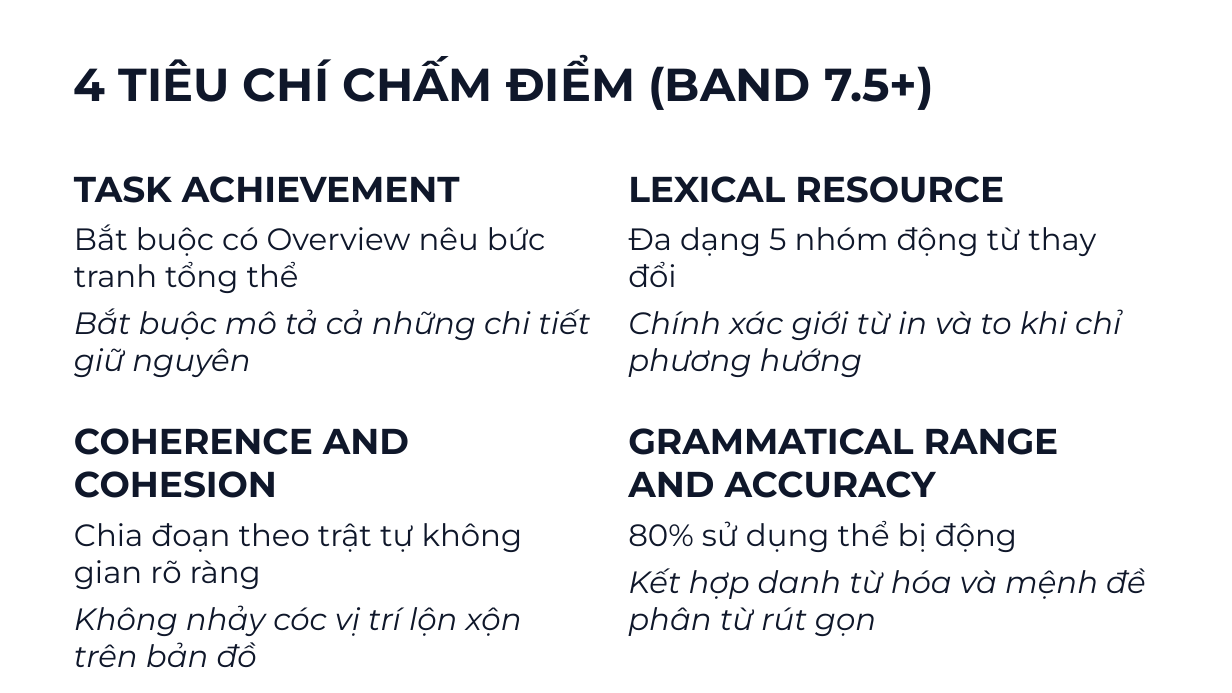
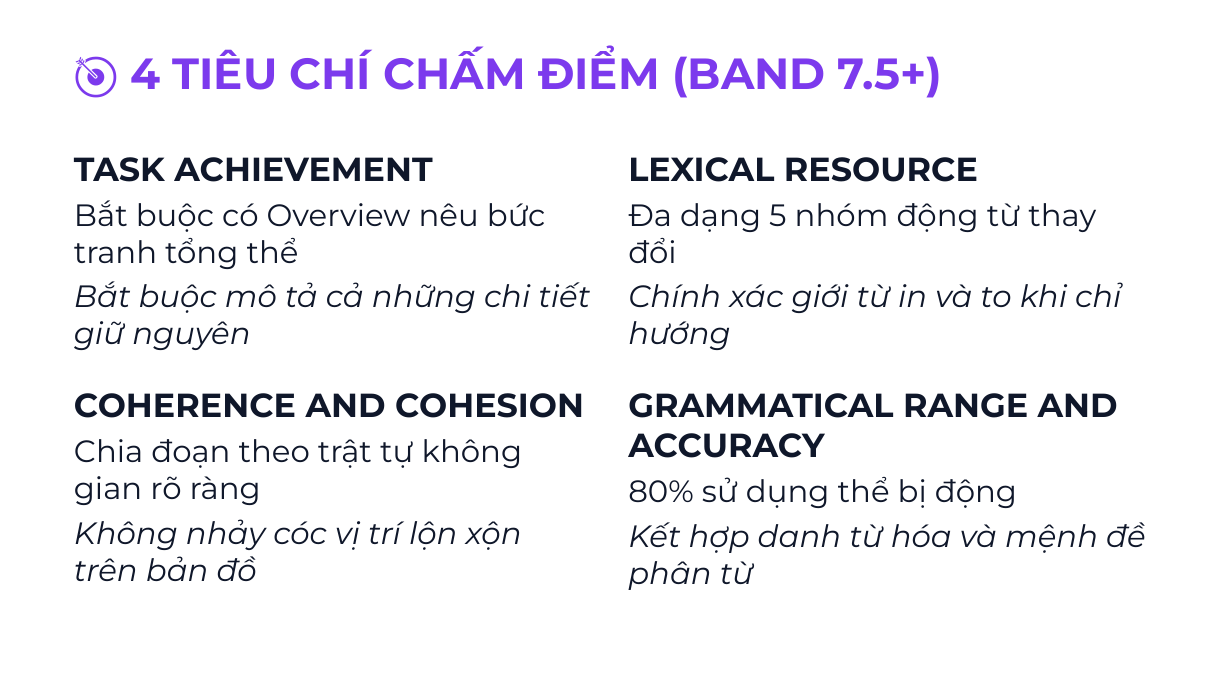
Before and after one commit to snowflake-vibing/KnowledgeLibrary, a slide deck: slide 2 of IELTS/07_YouTube_Studio/01_Slides_Writing_Task1_Map.pptx. Drawn at 1232x693 pixels with LibreOffice and Linux fonts; fonts in the diff are those of the drawing. Boxes give left, top, right and bottom in pixels: in the first picture for what was removed or moved away, otherwise in the second. Text is boxed around its words. In the diff, an @@ line names an element or a change of style, - is before the commit and + after.

Commit message:
docs(rules): update slide rules with heading emoji, 1 accent color per slide, and zero-overflow layout

```diff
--- a/IELTS/07_YouTube_Studio/01_Slides_Writing_Task1_Map.pptx
+++ b/IELTS/07_YouTube_Studio/01_Slides_Writing_Task1_Map.pptx
@@ text at (130,47,942,98): text changed; size 36 to 34 pt; text colour #0F172A to #7C3AED @@
-4 TIÊU CHÍ CHẤM ĐIỂM (BAND 7.5+)
+🎯 4 TIÊU CHÍ CHẤM ĐIỂM (BAND 7.5+)
@@ text "TASK ACHIEVEMENT": place and size @@
-text "TASK ACHIEVEMENT" at (74,176,590,636)
+text "TASK ACHIEVEMENT" at (74,157,590,581)
@@ text "LEXICAL RESOURCE": place and size @@
-text "LEXICAL RESOURCE" at (628,176,1146,636)
+text "LEXICAL RESOURCE" at (628,157,1146,590)
@@ text at (74,157,590,505): size 28 to 26 pt in "TASK ACHIEVEMENT", "COHERENCE AND COHESION"; less space between paragraphs @@
@@ text at (628,157,1118,508): size 28 to 26 pt in "LEXICAL RESOURCE", "GRAMMATICAL RANGE AND ACCURACY"; less space between paragraphs @@
@@ text at (628,282,1121,350): text changed @@
-Chính xác giới từ in và to khi chỉ phương hướng
+Chính xác giới từ in và to khi chỉ hướng
@@ text at (628,522,1146,590): text changed @@
-Kết hợp danh từ hóa và mệnh đề phân từ rút gọn
+Kết hợp danh từ hóa và mệnh đề phân từ
```
Also in this commit, not shown: 10 other slides changed, 2 other files.
